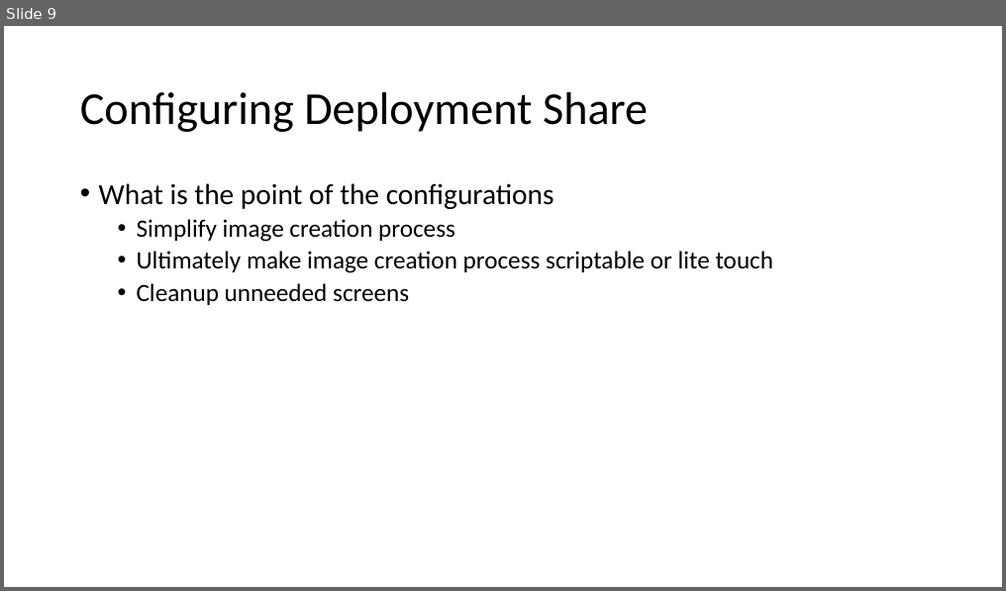
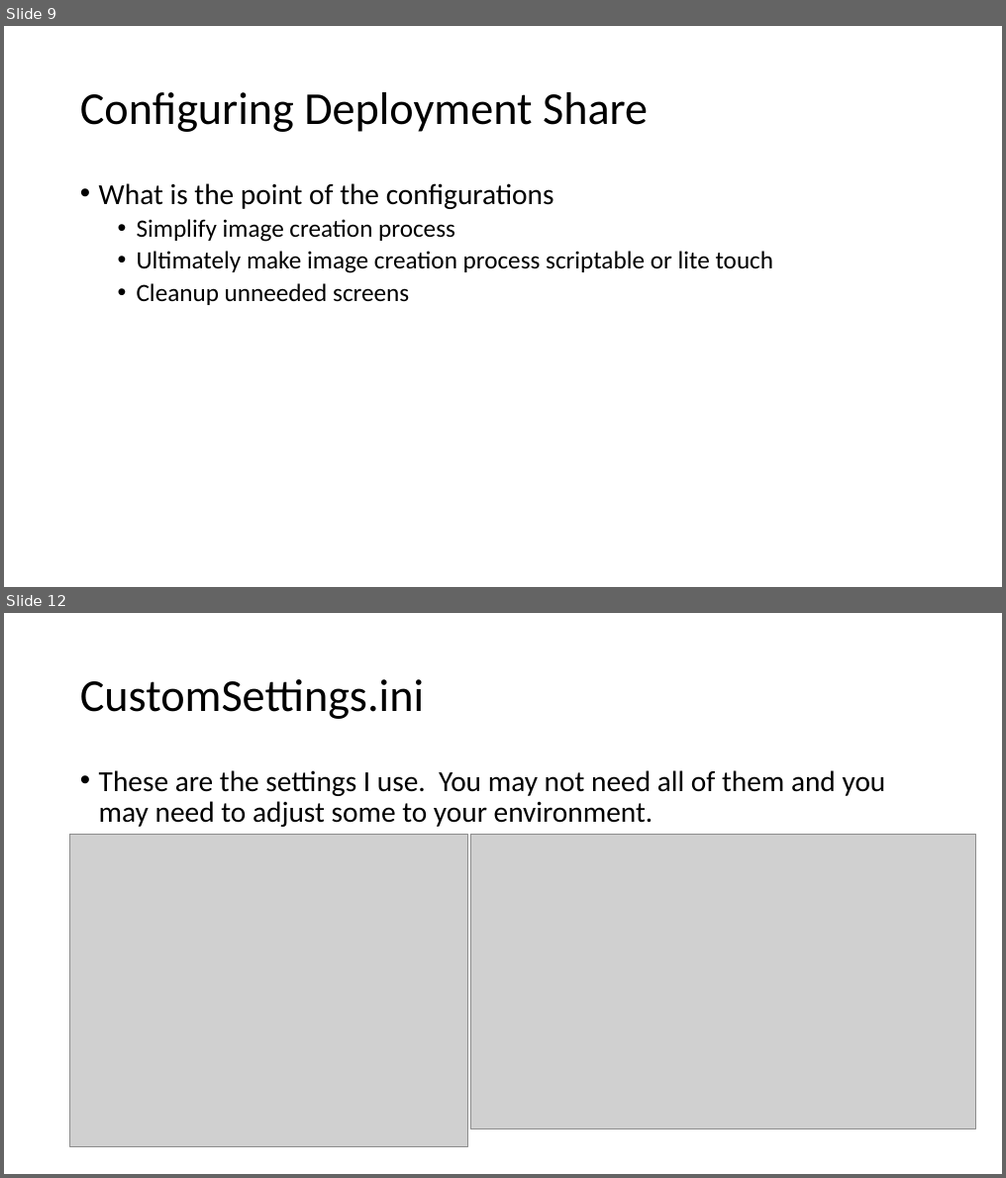
Before and after one commit to fydexx/HECC-2018, a slide deck: Part_01/Section01.pptx. Shown one above the other, each under a label of ours: slide 9 before the commit, slides 9 and 12 after it; the slides between them are not shown. The pictures are 1006x591 and 1006x1178 pixels, drawn with LibreOffice and Linux fonts; fonts in the diff are those of the drawing; grey boxes stand for pictures. Boxes give left, top, right and bottom in pixels: in the first picture for what was removed or moved away, otherwise in the second. Text is boxed around its words. In the diff, an @@ line names an element or a change of style, - is before the commit and + after.

```diff
--- a/Part_01/Section01.pptx
+++ b/Part_01/Section01.pptx
@@ slide 12 added at bbox=[4, 613, 1002, 1174], background #FFFFFF @@
@@ title added at bbox=[80, 679, 424, 719], 44 pt, text #000000 @@
+CustomSettings.ini
@@ text added at bbox=[99, 770, 886, 827], 28 pt, text #000000 @@
+• These are the settings I use. You may not need all of them and you may need to adjust some to your environment.
@@ picture added at bbox=[70, 834, 467, 1147] @@
@@ picture added at bbox=[470, 834, 976, 1130] @@
```
Also in this commit, not shown: 1 slide changed, 1 other slide added.
